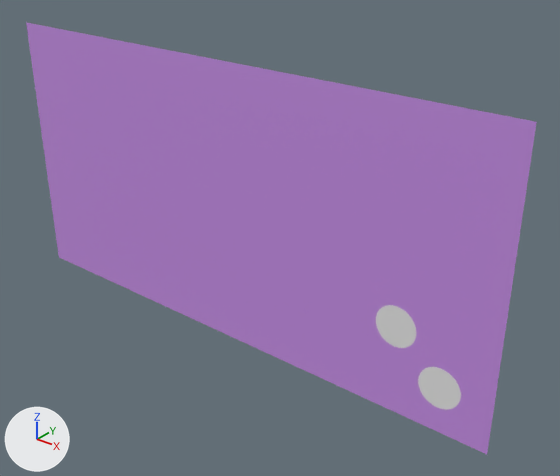
The Blender file Blender/prototype.blend as it was, and as the next commit left it.
Both versions are drawn from a camera (50 mm lens) standing at (6.51, -6.99, 4.19) and looking at (0.88, 0.06, -0.18). Arrows for +X, +Y and +Z are at lower left; the lights stay in place.

Before the edit, the objects in view are built like this:
```python
me_circle = bpy.data.meshes.new('Circle')
me_circle.from_pydata(...)  # 32 vertices, 1 face; spans x -1.0..1.0, y -1.0..1.0, z 0.0
me_circle_001 = bpy.data.meshes.new('Circle.001')
me_circle_001.from_pydata(...)  # 32 vertices, 1 face; spans x -1.0..1.0, y -1.0..1.0, z 0.0
me_plane = bpy.data.meshes.new('Plane')
me_plane.from_pydata([(-1.0, -1.0, 0.0), (1.0, -1.0, 0.0), (-1.0, 1.0, 0.0), (1.0, 1.0, 0.0)], [], [(0, 1, 3, 2)])
me_plane.materials.append(mat_backgroundmaterial)  # purple #c78fe6
ob_background = bpy.data.objects.new('Background', me_plane)
ob_background.location = (0.0, 0.0, 0.0)
ob_background.rotation_euler = (1.571, 0.0, 0.0)  # degrees (90, 0, 0)
ob_background.scale = (4.0, 2.0, 2.0)
ob_circle = bpy.data.objects.new('Circle', me_circle)
ob_circle.location = (3.32, 0.0, -1.38)
ob_circle.rotation_euler = (1.571, 0.0, 0.0)  # degrees (90, 0, 0)
ob_circle.scale = (0.279, 0.279, 0.279)
ob_circle_001 = bpy.data.objects.new('Circle.001', me_circle_001)
ob_circle_001.location = (2.68, 0.0, -0.78)
ob_circle_001.rotation_euler = (1.571, 0.0, 0.0)  # degrees (90, 0, 0)
ob_circle_001.scale = (0.279, 0.279, 0.279)
```
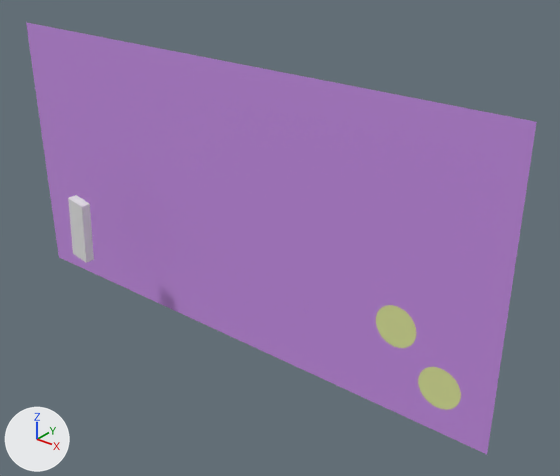
Where the newer file only moved an object's origin or applied its transform, the numbers keep the older frame.

What differs and where, as boxes (x1, y1, x2, y2) in the pictures (560 x 476 px):
'Circle', recoloured (grey to yellow)
    both: (418, 367, 461, 410)
'Circle.001', recoloured (grey to yellow)
    both: (376, 305, 416, 348)
'Cube', added
    after: (68, 195, 94, 263)

Patch to the scene script:
```diff
--- a/Blender/prototype.blend.py
+++ b/Blender/prototype.blend.py
@@ mat_button @@
+mat_button = principled_material('Button')
+mat_button.base_color = (0.736, 0.801, 0.332)  # yellow #dfe79c
@@ me_circle @@
 me_circle.from_pydata(...)  # 32 vertices, 1 face; spans x -1.0..1.0, y -1.0..1.0, z 0.0
+me_circle.materials.append(mat_button)  # yellow #dfe79c
@@ me_circle_001 @@
 me_circle_001.from_pydata(...)  # 32 vertices, 1 face; spans x -1.0..1.0, y -1.0..1.0, z 0.0
+me_circle_001.materials.append(mat_button)  # yellow #dfe79c
@@ me_cube_001 @@
+me_cube_001.from_pydata([(-0.438, -4.474, -0.785), (-0.287, -4.474, 0.54), (-0.438, -3.951, -0.785), (-0.287, -3.951, 0.54), (0.316, -4.474, -0.871), (0.467, -4.474, 0.453), (0.316, -3.951, -0.871), (0.467, -3.951, 0.453)], [], [(0, 1, 3, 2), (2, 3, 7, 6), (6, 7, 5, 4), (4, 5, 1, 0), (2, 6, 4, 0), (7, 3, 1, 5)])
@@ ob_cube @@
+ob_cube = bpy.data.objects.new('Cube', me_cube_001)
+ob_cube.location = (-1.87, 0.11, -0.36)
+ob_cube.scale = (0.38, 0.262, 0.666)
```
